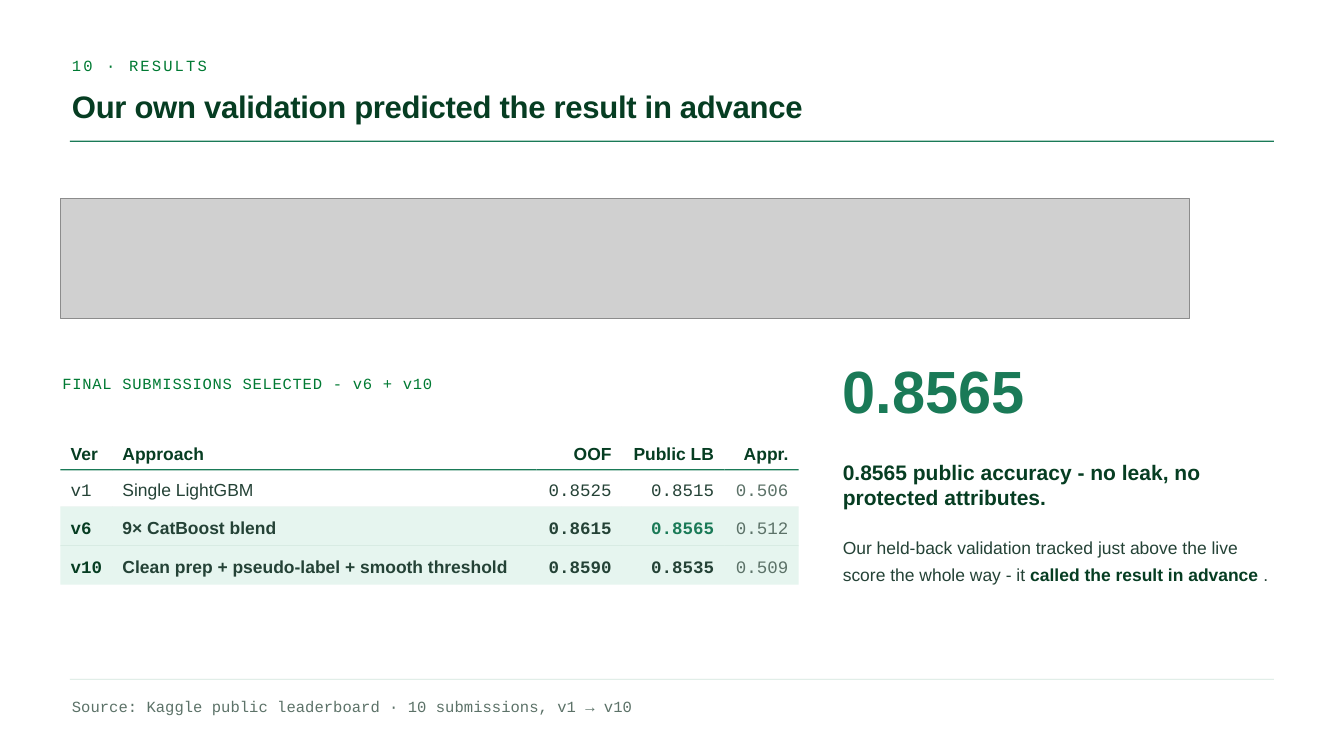
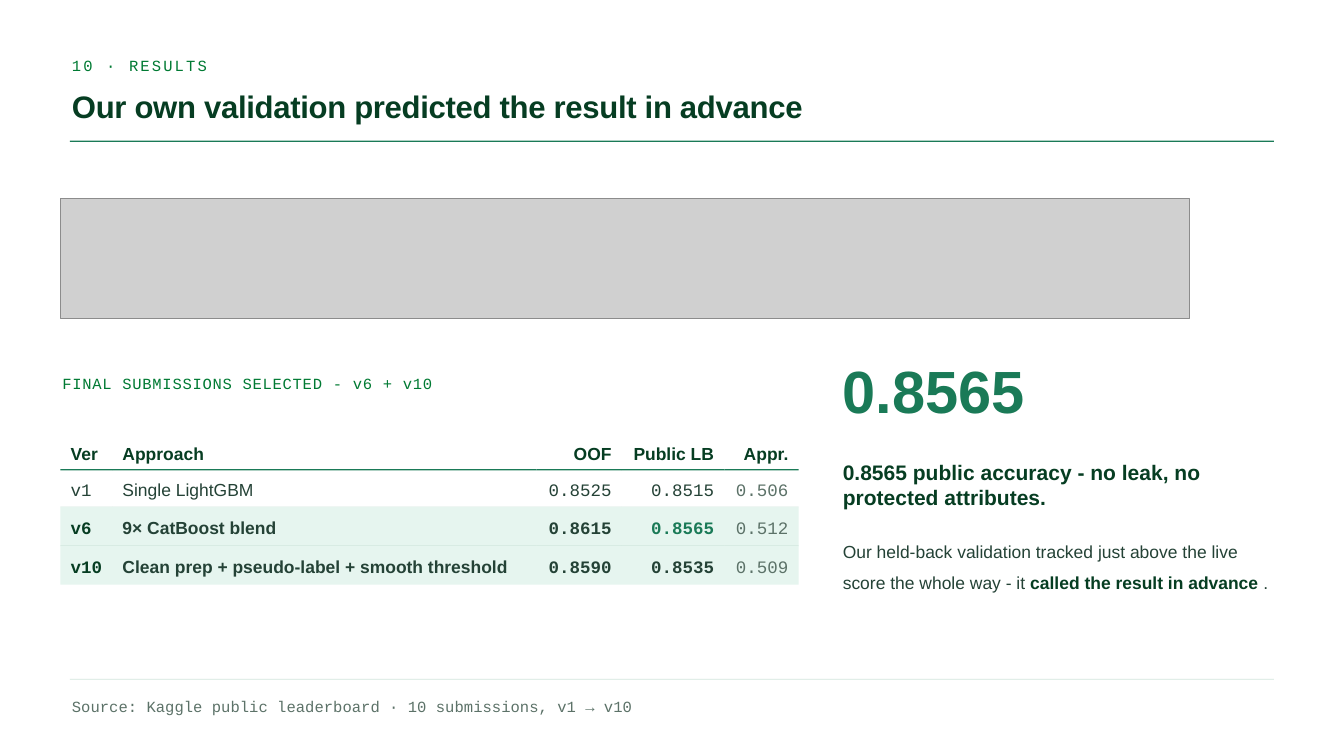
Before and after one commit to GianlucaBave/final-data-finance, a slide deck: slide 10 of presentation/Consulting_Finance_ML_Slides.pptx. Drawn at 1344x756 pixels with LibreOffice and Linux fonts; fonts in the diff are those of the drawing; grey boxes stand for pictures. Boxes give left, top, right and bottom in pixels: in the first picture for what was removed or moved away, otherwise in the second. Text is boxed around its words. In the diff, an @@ line names an element or a change of style, - is before the commit and + after.

```diff
--- a/presentation/Consulting_Finance_ML_Slides.pptx
+++ b/presentation/Consulting_Finance_ML_Slides.pptx
@@ text "Our held-back validation tracked just ..." at (x1=843, y1=545, x2=1258, y2=593): line spacing 1.3 to 1.5 @@
```
Also in this commit, not shown: 2 other slides changed.
